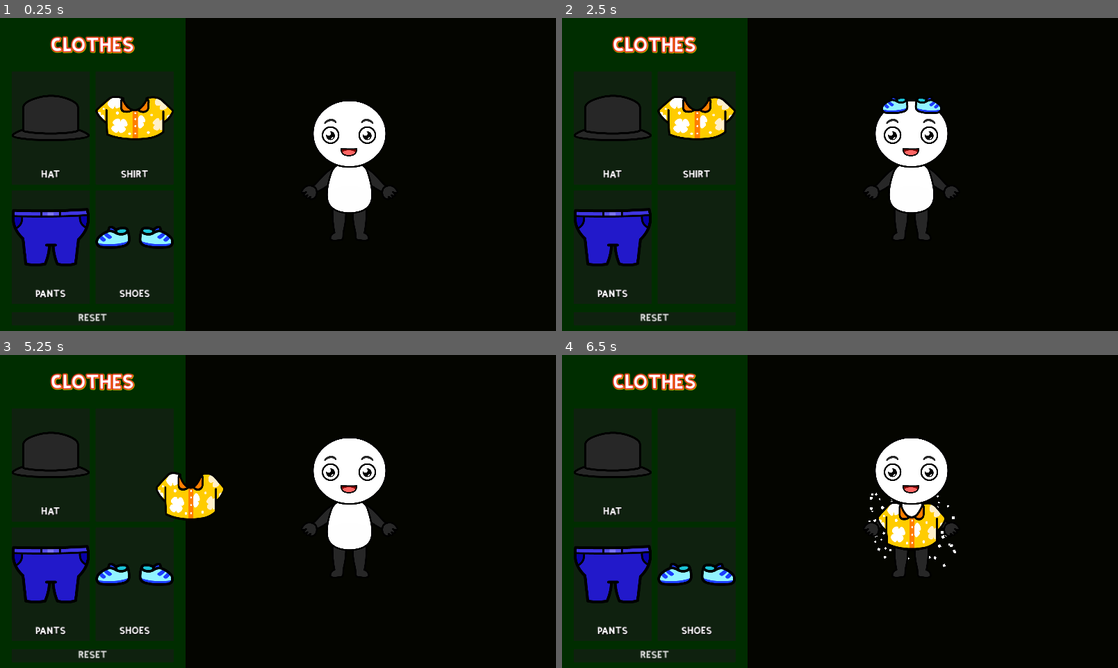
Above: before the commit, frames 1-4 (two rows, left to right).
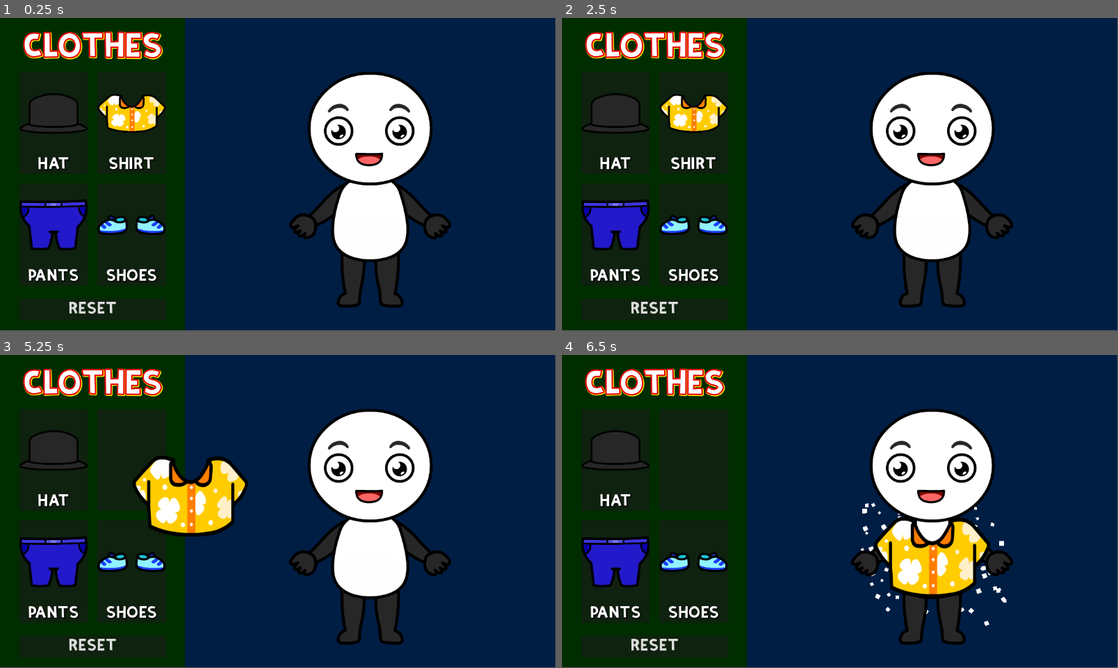
Above: after the commit, the same moments.

Repository: Vivek13130/Godot_internship_project
Game: Godot game, scene res://scenes/main.tscn
Two runs of this game, one before a commit and one after it. Both use one fixed random seed, a clock stepped at 60 frames per second and the inputs below.
Inputs (mouse positions are in pixels of both pictures, inside the frame that each line leads up to):
- Up to frame 1 (0.25 s): no input
- Up to frame 2 (2.5 s): tap Enter at 0.5 s; move the mouse to (962, 158) at 0.52 s; click (962, 158) at 0.67 s; click "RESET" at 1.25 s; tap Space at 2 s; drag from (728, 190) to (912, 105) at 2.02 s
- Up to frame 3 (5.25 s): move the mouse to (333, 442) at 2.77 s; click (333, 442) at 2.92 s; tap Enter at 3.5, 5 s; drag from (250, 574) to (350, 527) at 3.52 s; tap Space at 4.25 s; move the mouse to (444, 558) at 4.27 s; click (444, 558) at 4.42 s; drag from (111, 464) to (350, 561) at 5.02 s
- Up to frame 4 (6.5 s): move the mouse to (867, 511) at 5.77 s; click (867, 511) at 5.92 s
The window is 800x450 before the commit and 799x449 after it. Grey fills any space a smaller window leaves; there, only what the larger window draws over its background counts as a difference.

The runs differ from the first frame. In frame 1, 70% of the frame differs, in the area x 0-100%, y 0-100%; in frame 2, 70%; in frame 3, 69%; in frame 4, 69%.
Error before the commit: Invalid assignment of property or key 'x' with value of type 'Vector2' on a base object of type 'Vector2'. (res://scripts/gameplay.gd:38)

Commit message:
final commit

Diff:
--- a/project.godot
+++ b/project.godot
@@ -20,10 +20,7 @@
 
 [display]
 
-window/size/viewport_width=1920
-window/size/viewport_height=1080
 window/size/mode=3
-window/stretch/mode="canvas_items"
 
 [input]
 
--- a/scenes/character.tscn
+++ b/scenes/character.tscn
@@ -76,7 +76,7 @@
 debug_color = Color(0.988851, 0, 0.297294, 0.42)
 
 [node name="MarkerFeet" type="Marker2D" parent="Sprite2D/feet"]
-position = Vector2(0, 406)
+position = Vector2(0, 412)
 
 [node name="head" type="CPUParticles2D" parent="."]
 show_behind_parent = true
--- a/scenes/character_panel.tscn
+++ b/scenes/character_panel.tscn
@@ -15,4 +15,4 @@
 anchor_bottom = 1.0
 grow_horizontal = 2
 grow_vertical = 2
-color = Color(0.0167969, 0.0206215, 0, 1)
+color = Color(0, 0.118291, 0.265898, 1)
--- a/scenes/gameplay.tscn
+++ b/scenes/gameplay.tscn
@@ -9,7 +9,7 @@
 script = ExtResource("1_sy1rp")
 
 [node name="Character" parent="." instance=ExtResource("2_mx6cu")]
-position = Vector2(1207, 526)
+position = Vector2(145, 325)
 scale = Vector2(0.6, 0.6)
 
 [node name="DragDrop" parent="." instance=ExtResource("3_gafl1")]
--- a/scripts/character.gd
+++ b/scripts/character.gd
@@ -37,15 +37,11 @@
 
 # will return the name of dropable in it's correct area
 func find_valid_overlap() -> String:
-
 	for item_name in drop_item_info.keys():
-
 		if (drop_item_info[item_name]["item_inside_area"] and not drop_item_info[item_name]["placed"]):
 			drop_item_info[item_name]["placed"] = true
 			return item_name
-
 	return ""
-
 
 func check_overall_placement():
 	var count = 0
@@ -57,8 +53,8 @@
 		$overall.emitting = true
 	return count
 
+
 func set_correct_position(dragged_item_name : String , dragged_item_instance ) :
-
 	drop_item_info[dragged_item_name]["placed"] = true
 
 	# particle logic :
@@ -77,10 +73,8 @@
 			_:
 				print("Unknown item")
 
-
 	# setting at correct position
 	var correct_pos : Vector2 = Vector2.INF
-
 	if(drop_item_info[dragged_item_name]):
 		correct_pos = drop_item_info[dragged_item_name]["marker"].global_position
 	else:
--- a/scripts/gameplay.gd
+++ b/scripts/gameplay.gd
@@ -14,26 +14,11 @@
 		get_tree().quit()
 
 
-func _process(_delta: float) -> void:
-	if(get_viewport().size.x != viewport.x || get_viewport().size.y != viewport.y):
-		# if viewport changes , recalculate the position
-		handle_character_position()
-
-
 func handle_character_position():
 	# this function will make sure our character stay in center of screen
 	var viewport_size = get_viewport().size
 	var screen_width : float = viewport_size.x
 	var screen_height : float = viewport_size.y
-	var new_x
-	var new_y
 
-	if(screen_width / screen_height > 16.0 / 9):
-		new_x = screen_width / 2
-	else :
-		new_x = (screen_width * 2) / 3 * scale  # Position on the x-axis
-
-	new_y = (screen_height * 5.5) / 10 * scale  # Position on the y-axis
-
-	character.global_position.x = new_x
-	character.global_position.y = new_y
+	character.global_position.x = screen_width * 2.0 / 3
+	character.global_position.y = (screen_height * 5.5) / 10
